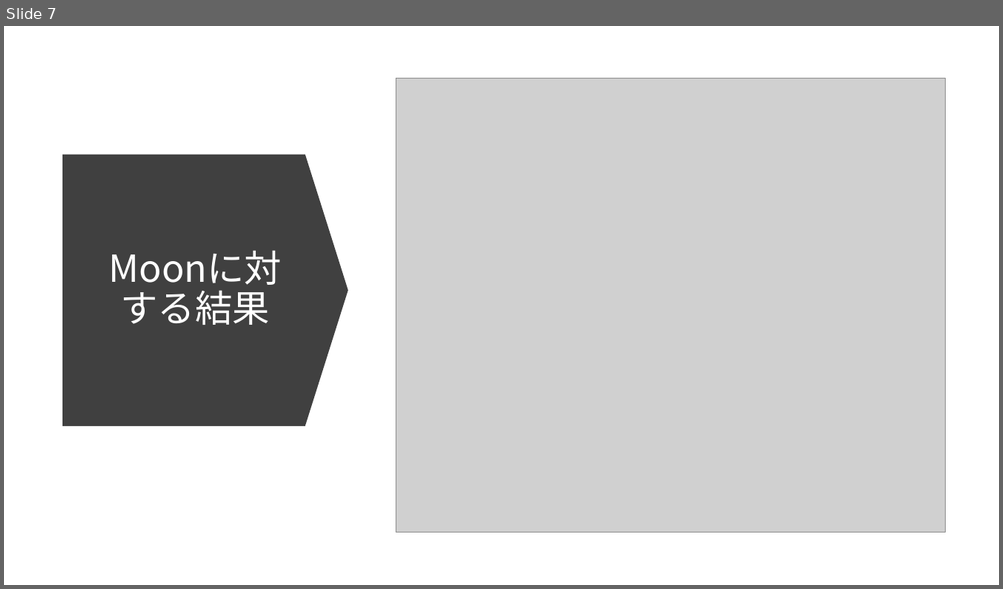
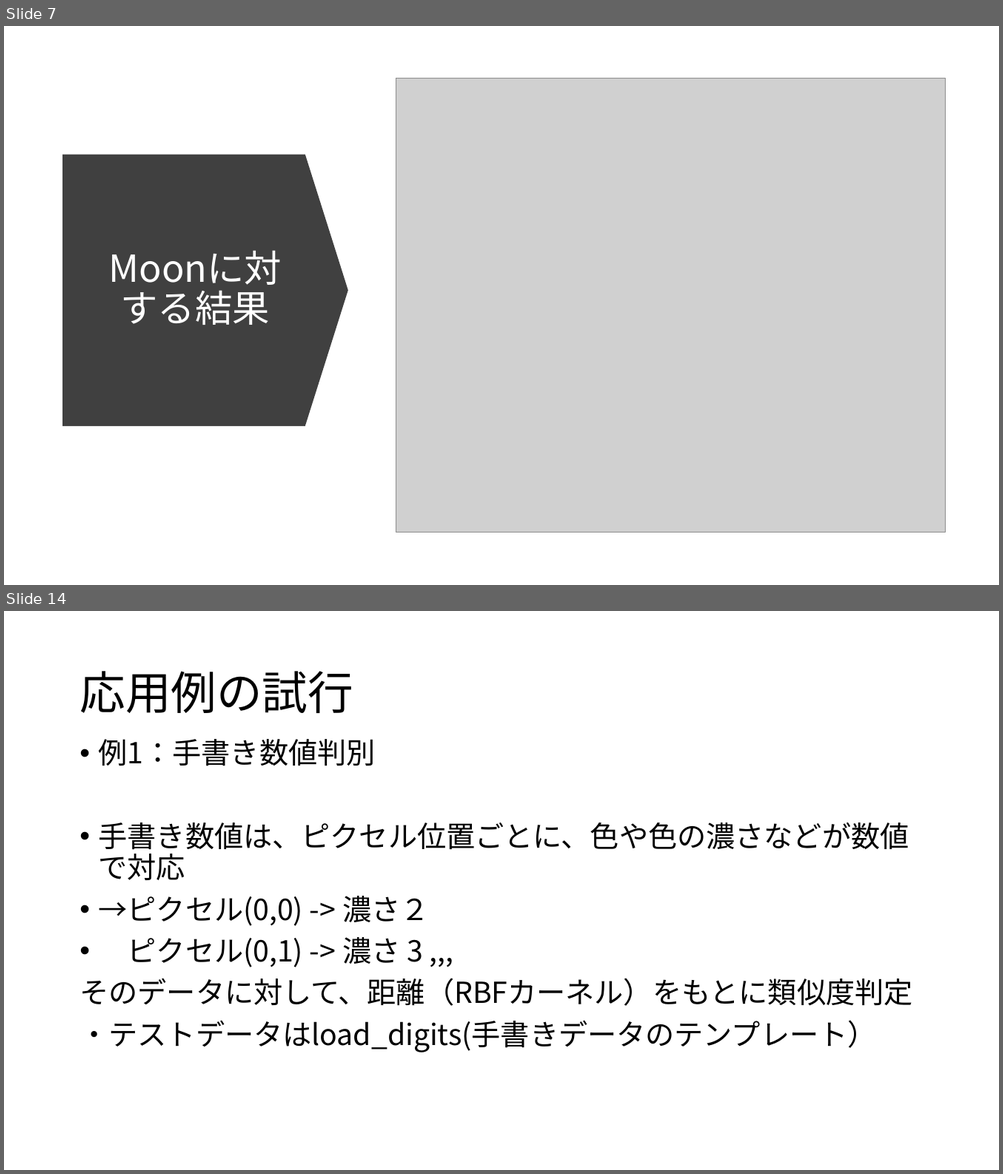
Before and after one commit to daidai-su/mySVM, a slide deck: デモスライド.pptx. Shown one above the other, each under a label of ours: slide 7 before the commit, slides 7 and 14 after it; the slides between them are not shown. The pictures are 1003x589 and 1003x1174 pixels, drawn with LibreOffice and Linux fonts; fonts in the diff are those of the drawing; grey boxes stand for pictures. Boxes give left, top, right and bottom in pixels: in the first picture for what was removed or moved away, otherwise in the second. Text is boxed around its words. In the diff, an @@ line names an element or a change of style, - is before the commit and + after.

```diff
--- a/デモスライド.pptx
+++ b/デモスライド.pptx
@@ slide 14 added at bbox=[4, 611, 999, 1170], background #FFFFFF @@
@@ title added at bbox=[79, 671, 353, 713], 44 pt, text #000000 @@
+応用例の試行
@@ text added at bbox=[79, 739, 912, 1053], 28 pt, text #000000 @@
+• 例1：手書き数値判別
+• 手書き数値は、ピクセル位置ごとに、色や色の濃さなどが数値で対応
+• →ピクセル(0,0) -> 濃さ２
+• ピクセル(0,1) -> 濃さ 3 ,,,
+そのデータに対して、距離（RBFカーネル）をもとに類似度判定
+・テストデータはload_digits(手書きデータのテンプレート）
```
Also in this commit, not shown: 8 other slides added, 1 slide removed.
